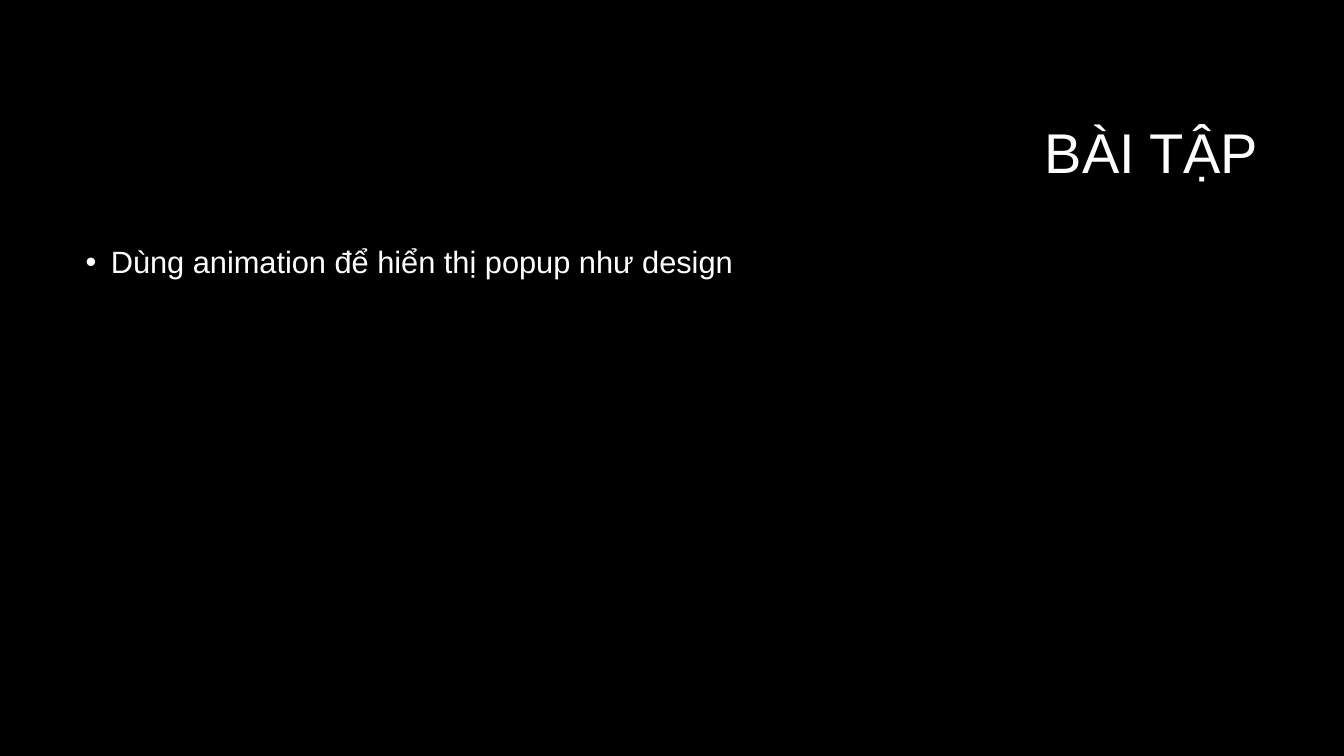
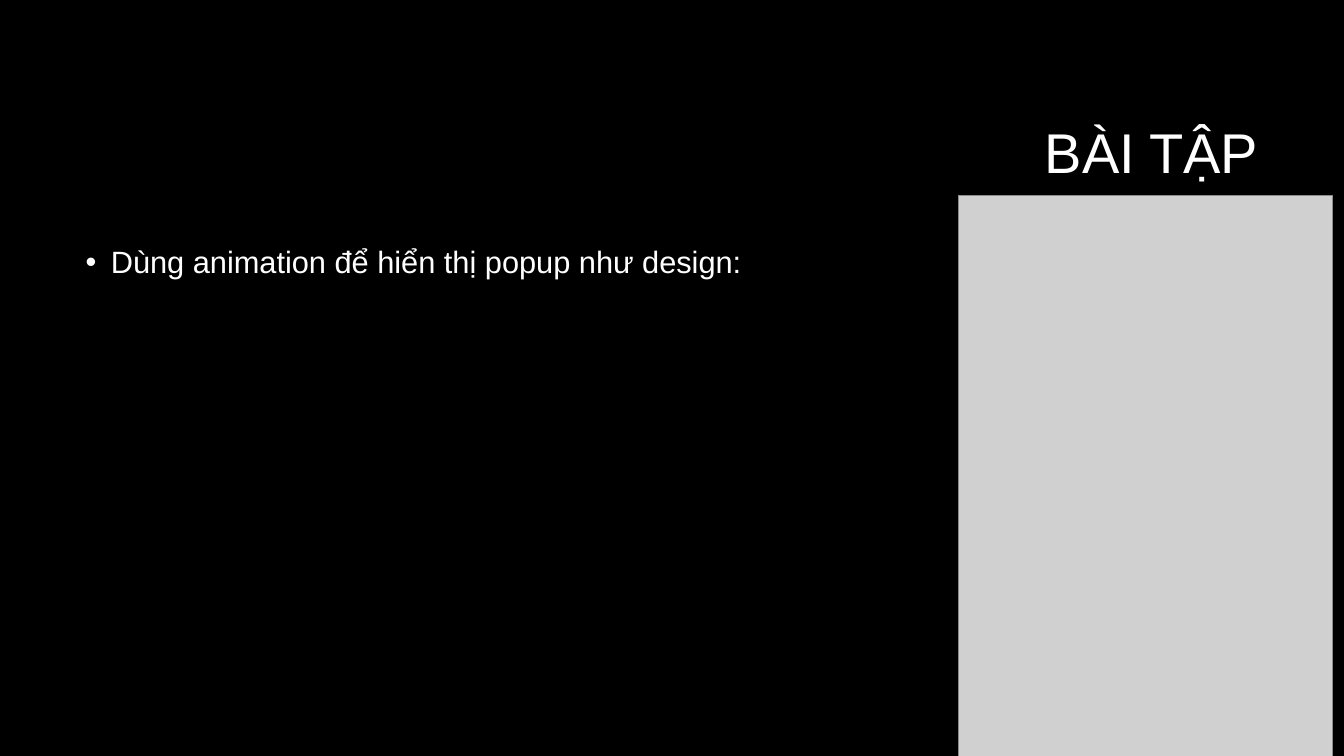
Before and after one commit to tubeobeotu/Techmaster_SampleIOS, a slide deck: slide 7 of TimerTransformAnimation/TimerTransformAnimation.pptx. Drawn at 1344x756 pixels with LibreOffice and Linux fonts; fonts in the diff are those of the drawing; grey boxes stand for pictures; background and template pictures are left out. Boxes give left, top, right and bottom in pixels: in the first picture for what was removed or moved away, otherwise in the second. Text is boxed around its words. In the diff, an @@ line names an element or a change of style, - is before the commit and + after.

Commit message:
update slide

```diff
--- a/TimerTransformAnimation/TimerTransformAnimation.pptx
+++ b/TimerTransformAnimation/TimerTransformAnimation.pptx
@@ picture added at (959, 196, 1333, 756) @@
@@ text at (111, 249, 741, 279): text changed @@
-• Dùng animation để hiển thị popup như design
+• Dùng animation để hiển thị popup như design:
```
